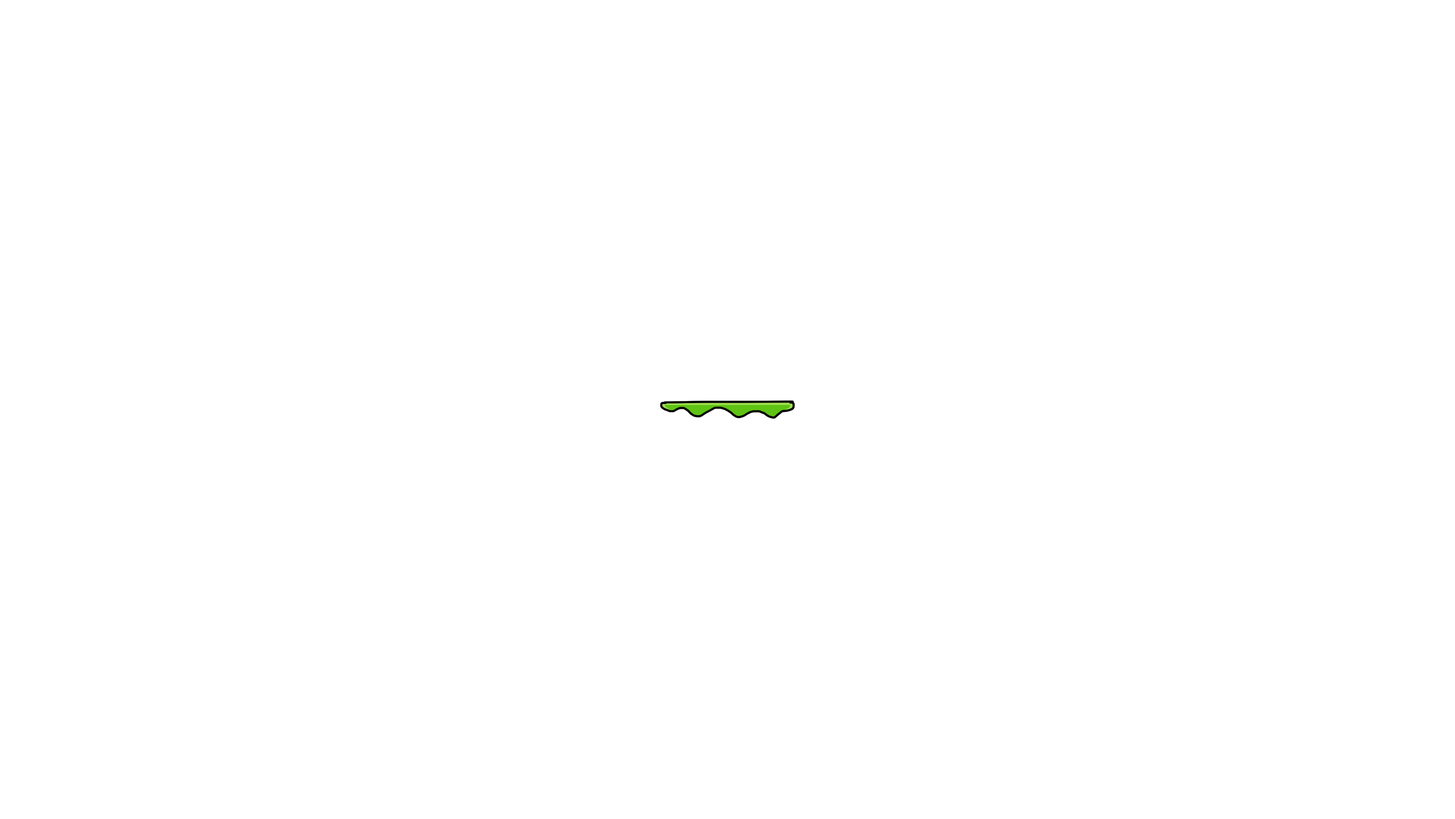
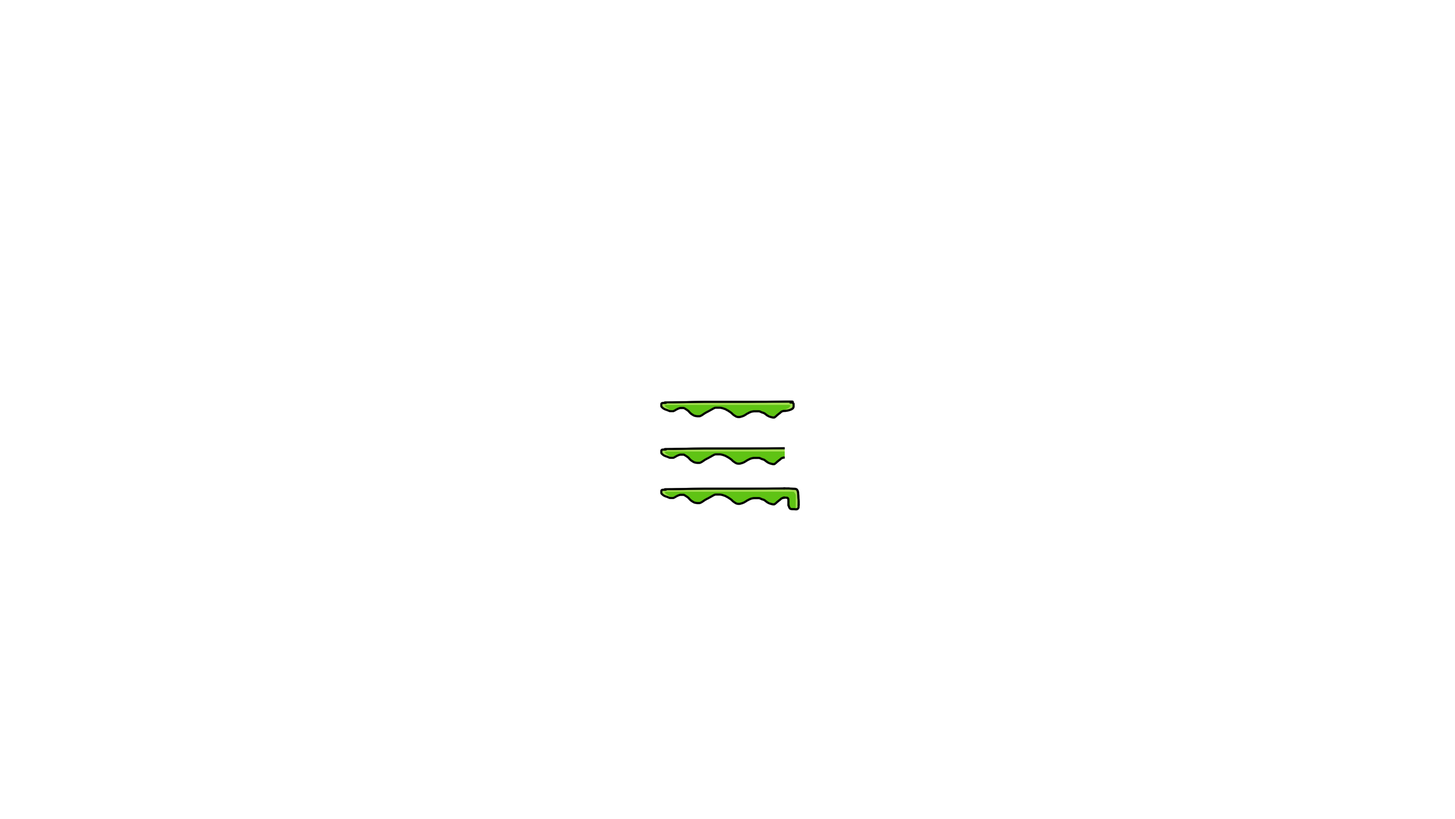
Layer changes from the first (1455, 819) image to the second:
added layer "Layer 3" above "Layer 4" over [660, 486, 801, 511]
added layer "Layer 4" above "Layer 2" over [788, 497, 800, 510]
added layer "Layer 2" above "Layer 1" over [660, 446, 785, 466]
